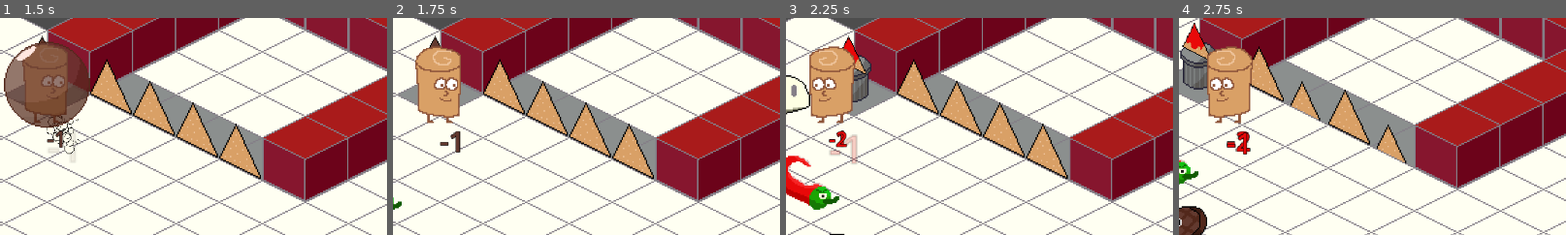
Above: before the commit, frames 1-4 (left to right).
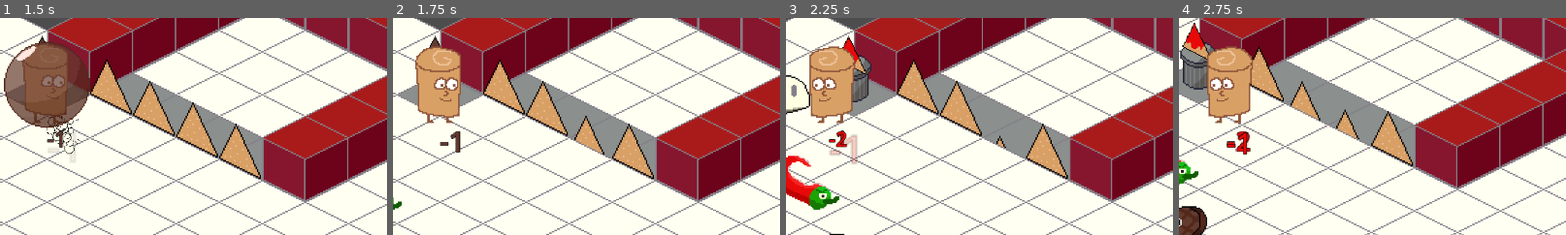
Above: after the commit, the same moments.

Repository: JordanLevy/LudumDare54
Game: Godot game, scene res://Scenes/Game.tscn
Same seed, same stepped clock (60 frames per second), same inputs: the game is played once before the commit and once after it.
Inputs (mouse positions are % of the whole screen's width and height, from its top left):
- Up to frame 1 (1.5 s): move the mouse to (45, 70) at 0.52 s; hold Up (ui_up) from 0.53 s (still down); right-click (45, 70) at 0.6 s; move the mouse to (80, 65) at 1.27 s; tap Shift (fire_meat) at 1.35 s
- Up to frame 2 (1.75 s): keep holding Up (ui_up)
- Up to frame 3 (2.25 s): move the mouse to (20, 35) at 2.02 s; release Up (ui_up) at 2.03 s; hold Left (ui_left) from 2.03 s (still down); click (20, 35) at 2.1 s
- Up to frame 4 (2.75 s): keep holding Left (ui_left)
The pictures show only the part of the screen within x 44-94%, y 25-75%; the shares and areas given below are measured in that part.

Frame 1 is identical in both runs. In frame 2, 0.8% of the frame differs, in the area x 45-57%, y 38-65%; in frame 3, 1.2%; in frame 4, 1.8%, in the area x 38-61%, y 33-69%.

Commit message:
Fixed meat and guac doors

Diff:
--- a/Scenes/Doors/GuacDoor.tscn
+++ b/Scenes/Doors/GuacDoor.tscn
@@ -1,6 +1,6 @@
 [gd_scene load_steps=16 format=3 uid="uid://dm4twlmm6vaex"]
 
-[ext_resource type="Script" path="res://Scripts/SpiceDoor.gd" id="1_3lk2l"]
+[ext_resource type="Script" path="res://Scripts/GuacDoor.gd" id="1_vvrs0"]
 [ext_resource type="Texture2D" uid="uid://dg7niwcyytg8l" path="res://Assets/Door.png" id="2_n6gkq"]
 
 [sub_resource type="AtlasTexture" id="AtlasTexture_qsugl"]
@@ -91,12 +91,12 @@
 [sub_resource type="RectangleShape2D" id="RectangleShape2D_sgaox"]
 size = Vector2(31.3034, 2.23596)
 
-[node name="SpiceDoor" type="CharacterBody2D"]
+[node name="GuacDoor" type="CharacterBody2D"]
 y_sort_enabled = true
 position = Vector2(0, -16)
 collision_layer = 16
 collision_mask = 0
-script = ExtResource("1_3lk2l")
+script = ExtResource("1_vvrs0")
 
 [node name="AnimatedSprite2D" type="AnimatedSprite2D" parent="."]
 position = Vector2(-18, 18)
--- a/Scenes/Doors/MeatDoor.tscn
+++ b/Scenes/Doors/MeatDoor.tscn
@@ -1,6 +1,6 @@
 [gd_scene load_steps=16 format=3 uid="uid://4oybrylqfuvv"]
 
-[ext_resource type="Script" path="res://Scripts/GuacDoor.gd" id="1_jpxcg"]
+[ext_resource type="Script" path="res://Scripts/MeatDoor.gd" id="1_4687l"]
 [ext_resource type="Texture2D" uid="uid://dg7niwcyytg8l" path="res://Assets/Door.png" id="2_t5n8o"]
 
 [sub_resource type="AtlasTexture" id="AtlasTexture_luhli"]
@@ -91,12 +91,12 @@
 [sub_resource type="RectangleShape2D" id="RectangleShape2D_86jyl"]
 size = Vector2(31.3034, 1.81261)
 
-[node name="GuacDoor" type="CharacterBody2D"]
+[node name="MeatDoor" type="CharacterBody2D"]
 y_sort_enabled = true
 position = Vector2(0, -16)
 collision_layer = 16
 collision_mask = 0
-script = ExtResource("1_jpxcg")
+script = ExtResource("1_4687l")
 
 [node name="AnimatedSprite2D" type="AnimatedSprite2D" parent="."]
 position = Vector2(-18, 18)
--- a/Scripts/Monster.gd
+++ b/Scripts/Monster.gd
@@ -53,10 +53,11 @@
 func _on_hurtbox_body_entered(body):
 	if body is Projectile:
 		var kbv = body.velocity.normalized()
+		var bk = body.knockback
 		take_damage(body.ingredient_type, body.damage)
 		if ingredient_type == GlobalManager.IngredientType.MEAT:
 			await GlobalManager.hitlag(0.1, 0.2)
-		take_knockback(kbv, body.knockback)
+		take_knockback(kbv, bk)
 		body.on_hit()
 
 func _physics_process(delta):
